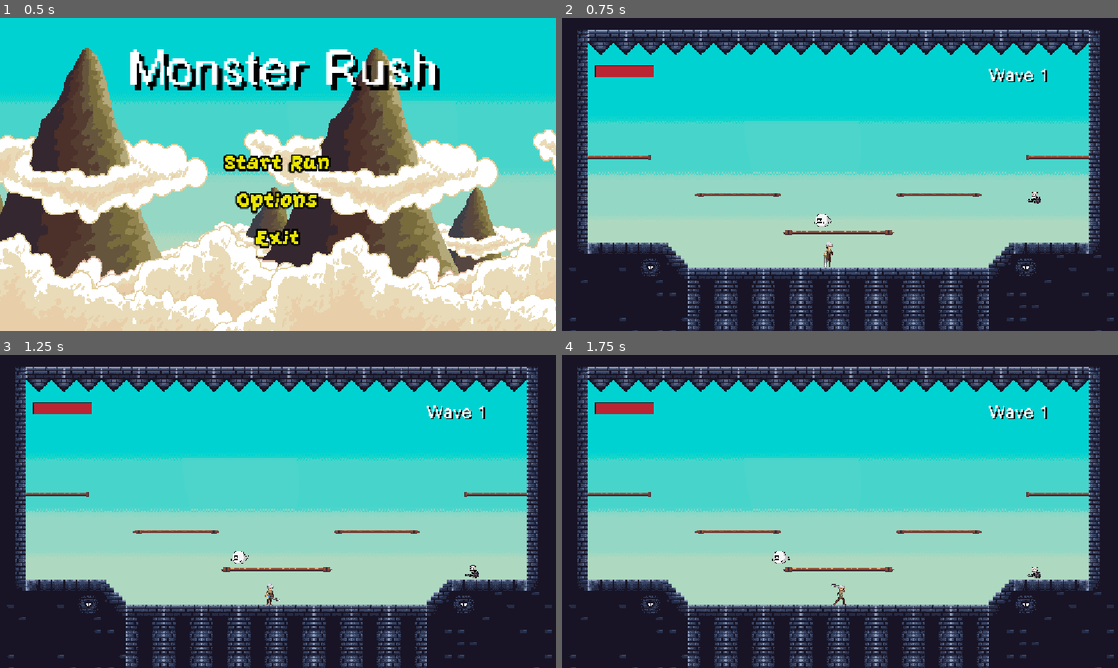
Above: before the commit, frames 1-4 (two rows, left to right).
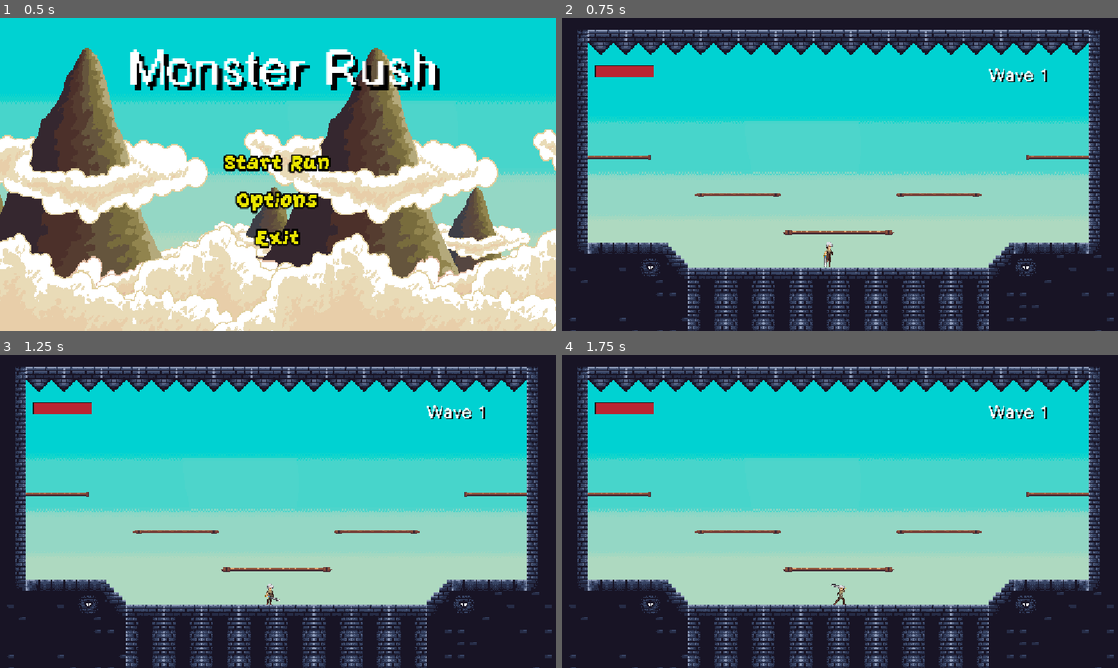
Above: after the commit, the same moments.

Repository: NielsVanheertum-BA/EindprojectProjectManagement
Game: Godot game, scene res://Scenes/MainMenu.tscn
Two runs of this game, one before a commit and one after it. Both use one fixed random seed, a clock stepped at 60 frames per second and the inputs below.
Inputs (mouse positions are in pixels of both pictures, inside the frame that each line leads up to):
- Up to frame 1 (0.5 s): no input
- Up to frame 2 (0.75 s): click "Start Run" at 0.5 s
- Up to frame 3 (1.25 s): no input
- Up to frame 4 (1.75 s): tap Enter at 1.25 s; move the mouse to (962, 495) at 1.27 s; hold D (right) from 1.28 s (still down); click (962, 495) at 1.35 s; tap Space (jump) at 1.52 s

Frame 1 is identical in both runs. In frame 2, 0.1% of the frame differs, in the area x 45-87%, y 55-67%; in frame 3, 0.1%, in the area x 41-87%, y 62-72%; in frame 4, 0.1%.

Commit message:
start wave

Diff:
--- a/eindproject/Scenes/dungeon.tscn
+++ b/eindproject/Scenes/dungeon.tscn
@@ -11,9 +11,9 @@
 3:1/0 = 0
 3:1/0/physics_layer_0/polygon_0/points = PackedVector2Array(-8, -8, 8, -8, 8, 8, -8, 8)
 5:1/0 = 0
-5:1/0/physics_layer_0/polygon_0/points = PackedVector2Array(-1.4388695, 0.5395775, 5.5756207, -8, 8, -8, 8, 8, -8, 8)
+5:1/0/physics_layer_0/polygon_0/points = PackedVector2Array(-8, 8, 8, -8, 8, 8)
 6:1/0 = 0
-6:1/0/physics_layer_0/polygon_0/points = PackedVector2Array(2.6978798, 1.978447, -5.3957624, -8, -8, -8, -8, 8, 8, 8)
+6:1/0/physics_layer_0/polygon_0/points = PackedVector2Array(-8, 8, -8, -8, 8, 8)
 8:1/0 = 0
 9:1/0 = 0
 10:1/0 = 0
--- a/eindproject/Scenes/game.tscn
+++ b/eindproject/Scenes/game.tscn
@@ -1,12 +1,11 @@
-[gd_scene load_steps=10 format=3 uid="uid://bhxq6dv5suolq"]
+[gd_scene load_steps=9 format=3 uid="uid://bhxq6dv5suolq"]
 
 [ext_resource type="Texture2D" uid="uid://qk4fd0vgvqbu" path="res://Assets/Free Pixel Art plataformer painted style/PNG/Mountains/Background.png" id="1_3dryh"]
 [ext_resource type="PackedScene" uid="uid://bvl2buybphbky" path="res://Scenes/player.tscn" id="1_ebmjs"]
 [ext_resource type="Script" uid="uid://cxh1dg4uq2kmg" path="res://Scripts/game.gd" id="1_v158k"]
 [ext_resource type="PackedScene" uid="uid://gl5js00cujr6" path="res://Scenes/playerHealthBar.tscn" id="3_i6g32"]
-[ext_resource type="PackedScene" uid="uid://c0b5sb1xugin0" path="res://Scenes/Ghost.tscn" id="5_wowpa"]
-[ext_resource type="PackedScene" uid="uid://b84ox2q0sh2qy" path="res://Scenes/skeleton.tscn" id="6_h4fw4"]
 [ext_resource type="PackedScene" uid="uid://cpe8lhhfbmrlt" path="res://Scenes/PauseMenu.tscn" id="7_1l0tm"]
+[ext_resource type="PackedScene" uid="uid://bfoc2olpemvu5" path="res://Scenes/spawn_point.tscn" id="8_v158k"]
 [ext_resource type="FontFile" uid="uid://coqjem14k2a1a" path="res://Assets/Menu Assets/bitcre.ttf" id="9_h4fw4"]
 [ext_resource type="PackedScene" uid="uid://btfq6kk6swm3y" path="res://Scenes/dungeon.tscn" id="9_ldgsr"]
 
@@ -36,13 +35,6 @@
 offset_right = -415.0
 offset_bottom = -345.0
 metadata/_edit_use_anchors_ = true
-
-[node name="Ghost" parent="." instance=ExtResource("5_wowpa")]
-position = Vector2(3.9999995, 22.999992)
-scale = Vector2(1.0040519, 0.99834067)
-
-[node name="skeleton" parent="." instance=ExtResource("6_h4fw4")]
-position = Vector2(476, -72)
 
 [node name="PauseMenu" parent="." instance=ExtResource("7_1l0tm")]
 visible = false
@@ -81,3 +73,29 @@
 rotation = -3.1415925
 scale = Vector2(448.41153, 444.06064)
 zoom = Vector2(0.9, 0.9)
+
+[node name="SpawnPoint1" parent="." instance=ExtResource("8_v158k")]
+position = Vector2(-478, 17)
+
+[node name="SpawnPoint2" parent="." instance=ExtResource("8_v158k")]
+position = Vector2(-483, -178)
+
+[node name="SpawnPoint3" parent="." instance=ExtResource("8_v158k")]
+position = Vector2(-207, -91)
+
+[node name="SpawnPoint4" parent="." instance=ExtResource("8_v158k")]
+position = Vector2(12, 1)
+
+[node name="SpawnPoint5" parent="." instance=ExtResource("8_v158k")]
+position = Vector2(249, -87)
+
+[node name="SpawnPoint6" parent="." instance=ExtResource("8_v158k")]
+position = Vector2(532, -173)
+
+[node name="SpawnPoint7" parent="." instance=ExtResource("8_v158k")]
+position = Vector2(532, 21)
+
+[node name="Timer" type="Timer" parent="."]
+wait_time = 5.0
+
+[connection signal="timeout" from="Timer" to="." method="_on_timer_timeout"]
--- a/eindproject/Scenes/skeleton.gd
+++ b/eindproject/Scenes/skeleton.gd
@@ -1,7 +1,7 @@
 extends CharacterBody2D
 
 
-var SPEED = 150.0
+var SPEED = 110.0
 
 @onready var player: CharacterBody2D = $"../Player"
 @onready var animated_sprite: AnimatedSprite2D = $AnimatedSprite2D
--- a/eindproject/Scenes/skeleton.tscn
+++ b/eindproject/Scenes/skeleton.tscn
@@ -178,7 +178,8 @@
 radius = 274.00183
 
 [node name="skeleton" type="CharacterBody2D"]
-collision_mask = 5
+collision_layer = 2
+collision_mask = 4
 script = ExtResource("1_5abox")
 
 [node name="AnimatedSprite2D" type="AnimatedSprite2D" parent="."]
--- /dev/null
+++ b/eindproject/Scenes/spawn_point.tscn
@@ -0,0 +1,10 @@
+[gd_scene load_steps=2 format=3 uid="uid://bfoc2olpemvu5"]
+
+[sub_resource type="RectangleShape2D" id="RectangleShape2D_lon3o"]
+
+[node name="SpawnPoint" type="Node2D"]
+
+[node name="Spawn" type="Area2D" parent="."]
+
+[node name="CollisionShape2D" type="CollisionShape2D" parent="Spawn"]
+shape = SubResource("RectangleShape2D_lon3o")
--- a/eindproject/Scripts/OnTouchGhost.gd
+++ b/eindproject/Scripts/OnTouchGhost.gd
@@ -2,11 +2,16 @@
 
 @onready var animated_sprite: AnimatedSprite2D = $"../AnimatedSprite2D"
 @onready var collision_shape: CollisionShape2D = $CollisionShape2D
+@onready var hitbox: Area2D = $"."
+
 var health = 20
 func _on_body_entered(body: Node2D) -> void:
-	GlobalVariables.playerPreviousHealth = GlobalVariables.playerCurrentHealth
-	GlobalVariables.playerCurrentHealth -= 25
-	print(GlobalVariables.playerCurrentHealth)
+	var areas = hitbox.get_overlapping_areas()
+	for area in areas:
+		if area != self and area.has_method("detect"):
+			GlobalVariables.playerPreviousHealth = GlobalVariables.playerCurrentHealth
+			GlobalVariables.playerCurrentHealth -= 25
+			print(GlobalVariables.playerCurrentHealth)
 
 
 func take_damage():
--- a/eindproject/Scripts/game.gd
+++ b/eindproject/Scripts/game.gd
@@ -3,7 +3,18 @@
 
 @onready var pause_menu: Control = $PauseMenu
 @onready var waveText: Label = $Wave
+@onready var timer: Timer = $Timer
+@onready var spawn_point_1: Node2D = $SpawnPoint1
+@onready var spawn_point_2: Node2D = $SpawnPoint2
+@onready var spawn_point_3: Node2D = $SpawnPoint3
+@onready var spawn_point_4: Node2D = $SpawnPoint4
+@onready var spawn_point_5: Node2D = $SpawnPoint5
+@onready var spawn_point_6: Node2D = $SpawnPoint6
+@onready var spawn_point_7: Node2D = $SpawnPoint7
+var spawnPoints = [spawn_point_1, spawn_point_2, spawn_point_3, spawn_point_4, spawn_point_5, spawn_point_6, spawn_point_7]
 
+const skeleton = preload("res://Scenes/skeleton.tscn")
+const ghost = preload("res://Scenes/Ghost.tscn")
 var paused = false
 
 func _ready() -> void:
@@ -18,6 +29,8 @@
 
 	waveText.text = "Wave "+str(GlobalVariables.wave)
 
+	if GlobalVariables.enemiesLeft == 0:
+		timer.start()
 
 func pauseMenu():
 	if paused:
@@ -27,3 +40,22 @@
 		pause_menu.show()
 		Engine.time_scale = 0
 	paused = !paused
+
+
+func _on_timer_timeout() -> void:
+	var spawnLocation = 0
+	for teller in GlobalVariables.wave:
+		spawn_enemy(spawnLocation)
+		spawnLocation += 1
+
+func spawn_enemy(spawnLocation):
+	var randomEnemy = randi_range(0,1)
+
+	if randomEnemy == 0:
+		var enemy = ghost.instantiate() as Node2D
+		add_child(enemy)
+		enemy.global_position = Vector2(spawnPoints[spawnLocation].global_postion)
+	else:
+		var enemy = skeleton.instantiate() as Node2D
+		add_child(enemy)
+		enemy.global_position = Vector2(spawnPoints[spawnLocation].global_postion)
